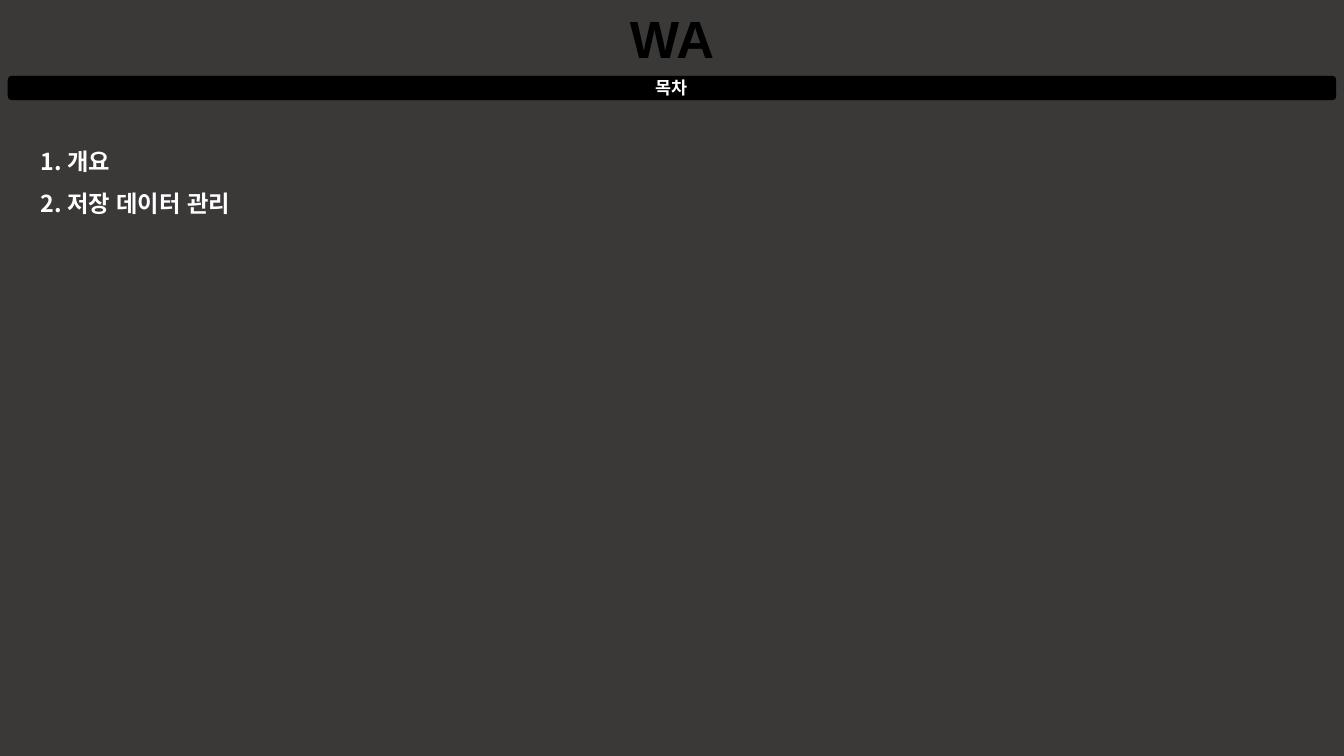
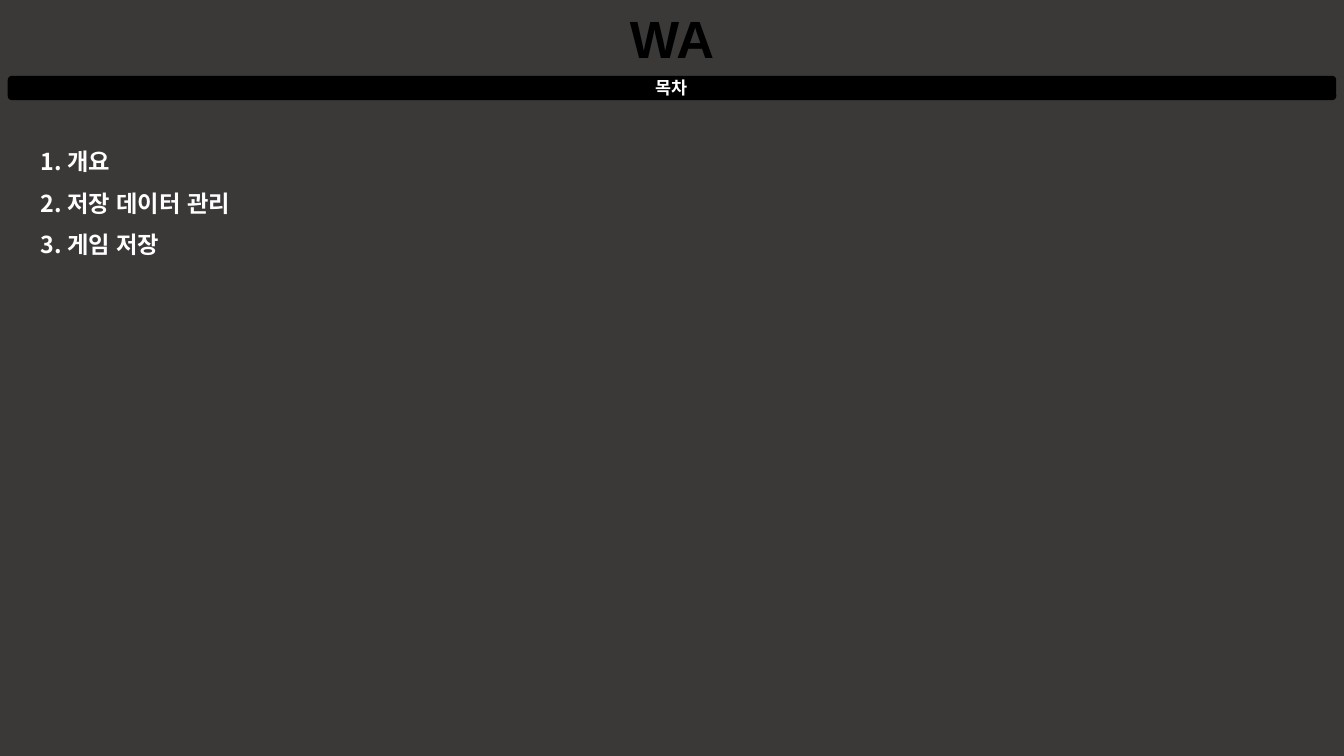
Before and after one commit to taeseongeom/WA, a slide deck: slide 2 of 기획서/문서/저장 불러오기 시스템.pptx. Drawn at 1344x756 pixels with LibreOffice and Linux fonts; fonts in the diff are those of the drawing. Boxes give left, top, right and bottom in pixels: in the first picture for what was removed or moved away, otherwise in the second. Text is boxed around its words. In the diff, an @@ line names an element or a change of style, - is before the commit and + after.

Commit message:
Update 저장 불러오기 시스템.pptx
저장및불러오기시스템기획서 작성

```diff
--- a/기획서/문서/저장 불러오기 시스템.pptx
+++ b/기획서/문서/저장 불러오기 시스템.pptx
@@ text at (67,233,159,255): paragraph added @@
+3. 게임 저장
```
Also in this commit, not shown: 2 other slides changed.
